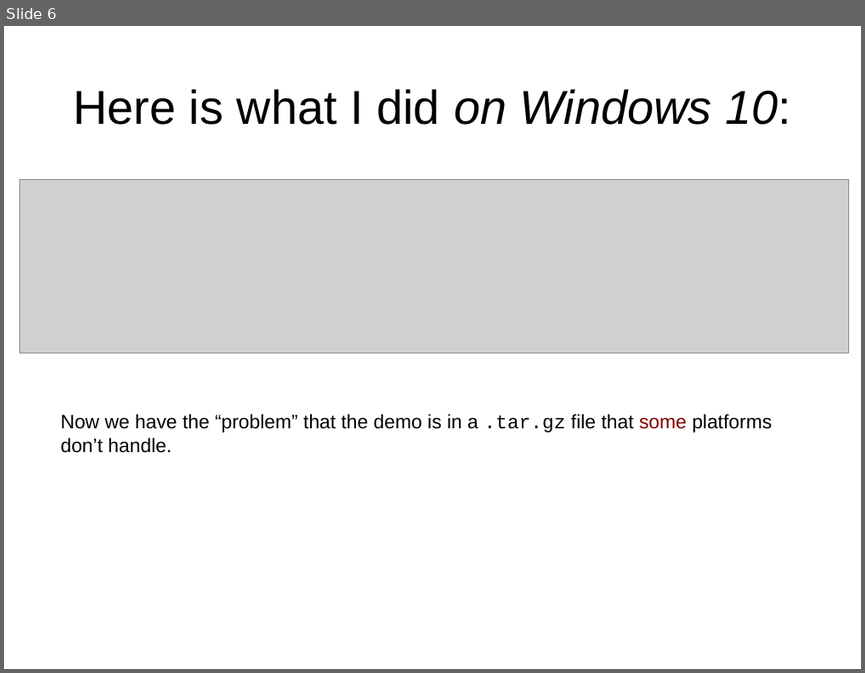
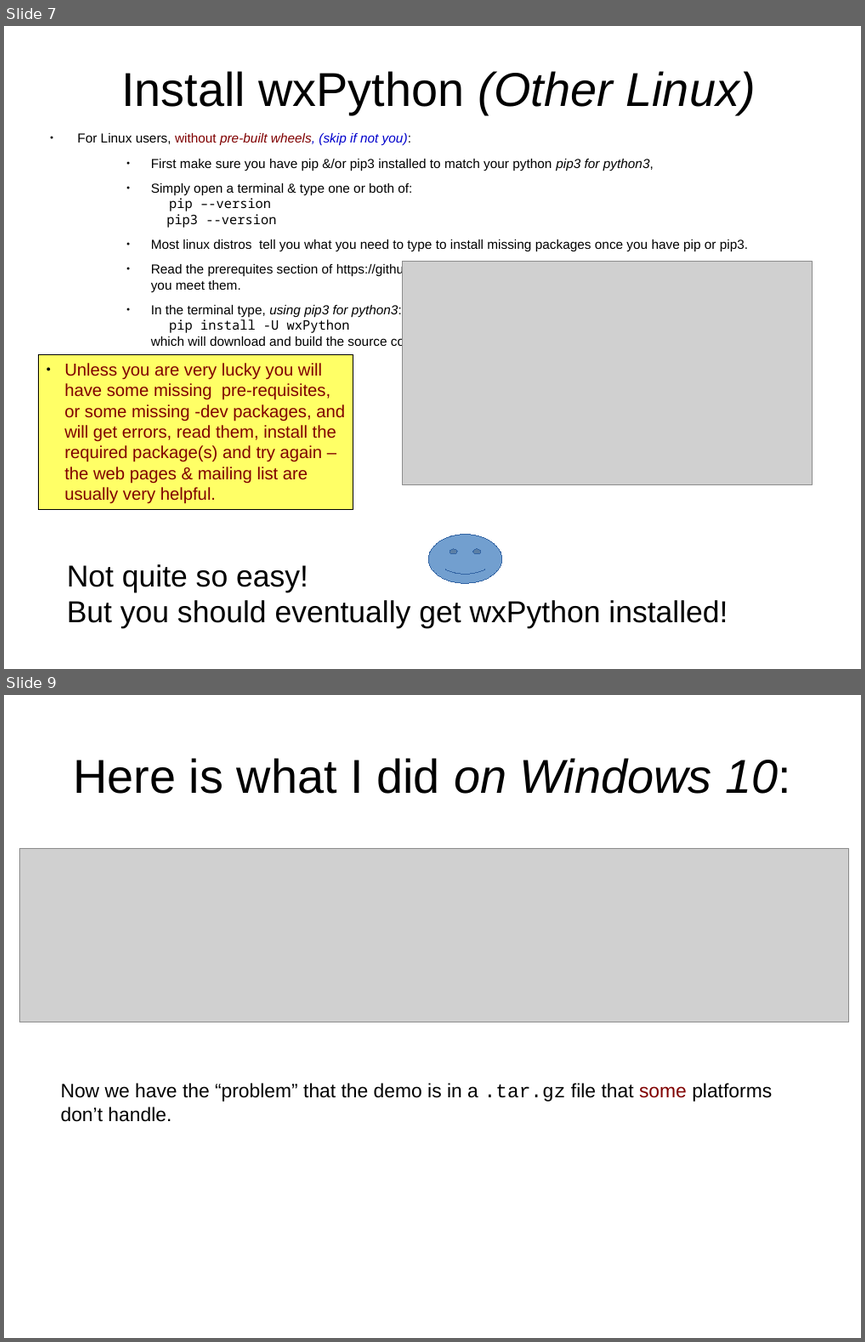
Before and after one commit to GadgetSteve/wxPython-Intro, a slide deck: 01-IntroInstall.odp. Shown one above the other, each under a label of ours: slide 6 before the commit, slides 7 and 9 after it; the slides between them are not shown. The pictures are 865x673 and 865x1342 pixels, drawn with LibreOffice and Linux fonts; fonts in the diff are those of the drawing; grey boxes stand for pictures. Boxes give left, top, right and bottom in pixels: in the first picture for what was removed or moved away, otherwise in the second. Text is boxed around its words. In the diff, an @@ line names an element or a change of style, - is before the commit and + after.

Commit message:
Added Conda & Linux

```diff
--- a/01-IntroInstall.odp
+++ b/01-IntroInstall.odp
@@ slide 7 added at (x1=4, y1=26, x2=861, y2=669), background #FFFFFF @@
@@ title added at (x1=121, y1=71, x2=755, y2=114), 44 pt, text #000000 @@
+Install wxPython (Other Linux)
@@ text added at (x1=77, y1=133, x2=748, y2=348), 12.1 pt, text #000000 @@
+● For Linux users, without pre-built wheels, (skip if not you):
+    ● First make sure you have pip &/or pip3 installed to match your python pip3 for python3,
+    ● Simply open a terminal & type one or both of:
+      pip –-version
+      pip3 --version
+    ● Most linux distros tell you what you need to type to install missing packages once you have pip or pip3.
+    ● Read the prerequites section of https://github.com/wxWidgets/Phoenix/blob/master/README.rst and make sure you meet them.
+    ● In the terminal type, using pip3 for python3:
+      pip install -U wxPython
+      which will download and build the source code.
@@ picture added at (x1=403, y1=261, x2=812, y2=486) @@
@@ rectangle added at (x1=39, y1=355, x2=353, y2=510), fill #FFFF66, outline #000000 0 pt, 16 pt, text #800000 @@
+● Unless you are very lucky you will have some missing pre-requisites, or some missing -dev packages, and will get errors, read them, install the required package(s) and try again – the web pages & mailing list are usually very helpful.
@@ smiley face added at (x1=428, y1=534, x2=501, y2=584), fill #729FCF, outline #3465A4 0 pt @@
@@ text added at (x1=67, y1=564, x2=727, y2=629), 28 pt, text #000000 @@
+Not quite so easy!
+But you should eventually get wxPython installed!
@@ what was slide 6 is now slide 9 @@
```
Also in this commit, not shown: 2 slides changed, 3 other slides added, 1 slide removed, 1 other file.
